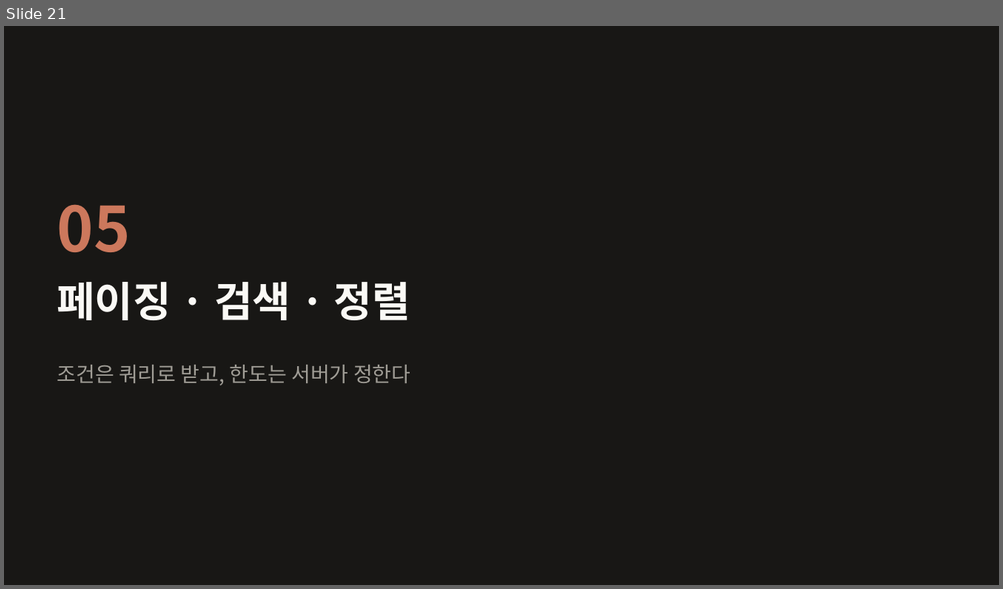
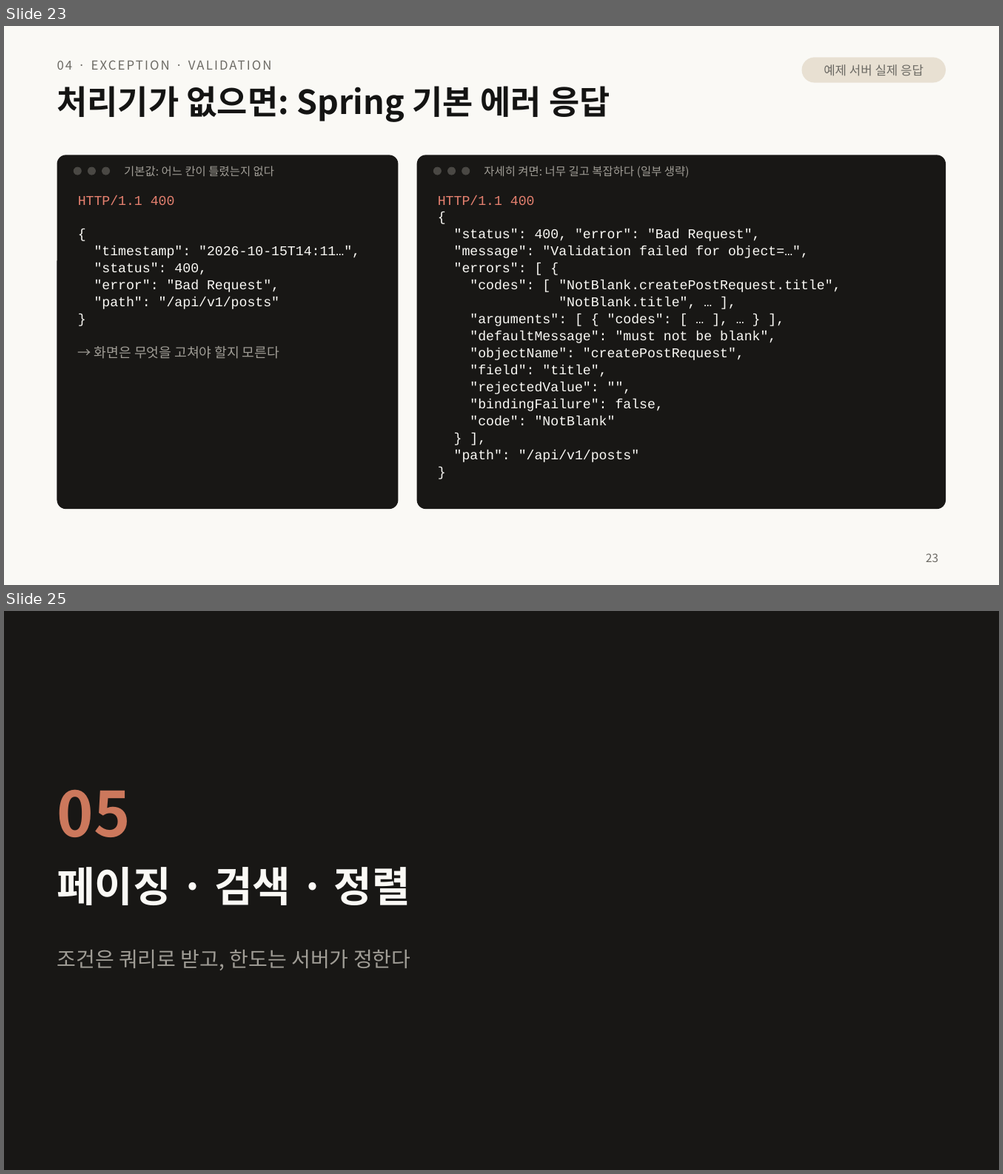
Before and after one commit to home-blog/docs-RESTful, a slide deck: 발표/RESTful-API-설계.pptx. Shown one above the other, each under a label of ours: slide 21 before the commit, slides 23 and 25 after it; the slides between them are not shown. The pictures are 1003x589 and 1003x1174 pixels, drawn with LibreOffice and Linux fonts; fonts in the diff are those of the drawing. Boxes give left, top, right and bottom in pixels: in the first picture for what was removed or moved away, otherwise in the second. Text is boxed around its words. In the diff, an @@ line names an element or a change of style, - is before the commit and + after.

```diff
--- a/발표/RESTful-API-설계.pptx
+++ b/발표/RESTful-API-설계.pptx
@@ slide 23 added at [4, 26, 999, 585], background #FAF9F5 @@
@@ text added at [57, 57, 728, 80], 12 pt, text #6C6A64 @@
+04 · EXCEPTION · VALIDATION
@@ rounded rectangle added at [802, 57, 945, 83], fill #E8E0D2 @@
@@ text added at [823, 64, 923, 76], 12 pt, text #6C6A64 @@
+예제 서버 실제 응답
@@ title added at [57, 86, 609, 122], 32 pt, text #141413, bold @@
+처리기가 없으면: Spring 기본 에러 응답
@@ rounded rectangle added at [57, 155, 398, 509], fill #181715 @@
@@ rounded rectangle added at [417, 155, 945, 509], fill #181715 @@
@@ ellipse added at [74, 167, 82, 175], fill #4A4844 @@
@@ ellipse added at [88, 167, 96, 175], fill #4A4844 @@
@@ ellipse added at [102, 167, 110, 175], fill #4A4844 @@
@@ text added at [124, 166, 274, 176], 11 pt, text #A09D96 @@
+기본값: 어느 칸이 틀렸는지 없다
@@ ellipse added at [433, 167, 441, 175], fill #4A4844 @@
@@ ellipse added at [447, 167, 455, 175], fill #4A4844 @@
@@ ellipse added at [461, 167, 469, 175], fill #4A4844 @@
@@ text added at [484, 166, 689, 178], 11 pt, text #A09D96 @@
+자세히 켜면: 너무 길고 복잡하다 (일부 생략)
@@ text added at [78, 195, 360, 359], 13 pt, text #FAF9F5 @@
+HTTP/1.1 400
+{
+"timestamp": "2026-10-15T14:11…",
+"status": 400,
+"error": "Bad Request",
+"path": "/api/v1/posts"
+}
+→ 화면은 무엇을 고쳐야 할지 모른다
@@ text added at [438, 195, 840, 463], 13 pt, text #FAF9F5 @@
+HTTP/1.1 400
+{
+"status": 400, "error": "Bad Request",
+"message": "Validation failed for object=…",
+"errors": [ {
+"codes": [ "NotBlank.createPostRequest.title",
+"NotBlank.title", … ],
+"arguments": [ { "codes": [ … ], … } ],
+"defaultMessage": "must not be blank",
+"objectName": "createPostRequest",
+"field": "title",
+"rejectedValue": "",
+"bindingFailure": false,
+"code": "NotBlank"
+} ],
+"path": "/api/v1/posts"
+}
@@ page number added at [925, 554, 938, 562], 11 pt, text #6C6A64 @@
+23
@@ what was slide 21 is now slide 25 @@
```
Also in this commit, not shown: 4 slides changed, 3 other slides added, 1 slide removed, 3 other files.
